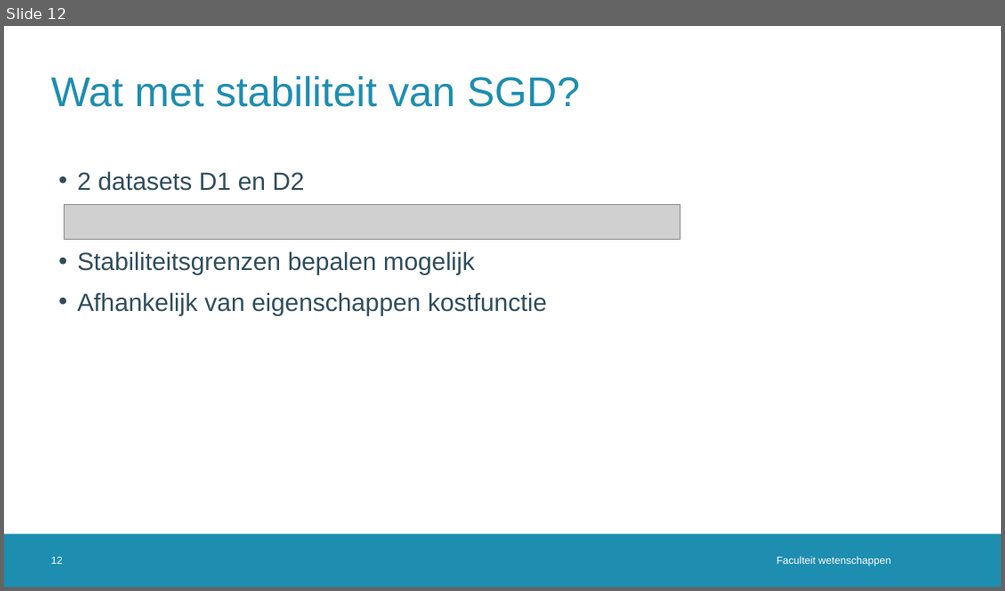
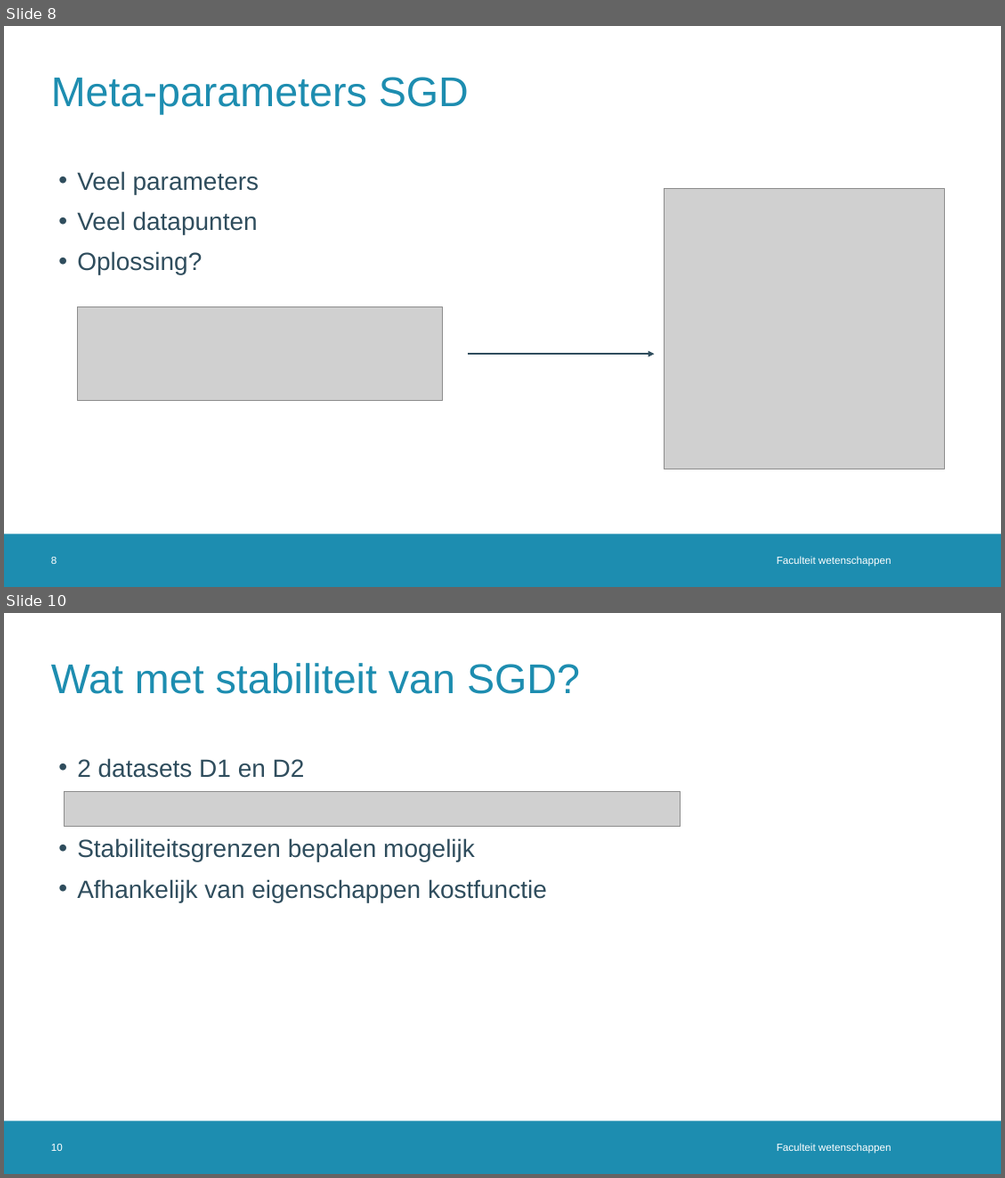
Before and after one commit to JoppeDJ/BachelorProef, a slide deck: Literatuurstudie/Literatuurstudie_ppt.pptx. Shown one above the other, each under a label of ours: slide 12 before the commit, slides 8 and 10 after it; the slides between them are not shown. The pictures are 1005x591 and 1005x1178 pixels, drawn with LibreOffice and Linux fonts; fonts in the diff are those of the drawing; grey boxes stand for pictures; background and template pictures are left out. Boxes give left, top, right and bottom in pixels: in the first picture for what was removed or moved away, otherwise in the second. Text is boxed around its words. In the diff, an @@ line names an element or a change of style, - is before the commit and + after.

```diff
--- a/Literatuurstudie/Literatuurstudie_ppt.pptx
+++ b/Literatuurstudie/Literatuurstudie_ppt.pptx
@@ slide 8 added at (4, 26, 1001, 587), background #FFFFFF; not listed: 1 template element that a slide beside it also shows @@
@@ title added at (51, 77, 469, 114), 40 pt, text #1D8DB0 @@
+Meta-parameters SGD
@@ text added at (77, 171, 259, 275), 24 pt, text #2F4D5D @@
+• Veel parameters
+• Veel datapunten
+• Oplossing?
@@ picture added at (664, 189, 945, 469) @@
@@ picture added at (77, 307, 442, 400) @@
@@ arrow added from (468, 354) to (655, 354), #2F4D5D 1.5 pt @@
@@ page number added at (51, 556, 57, 564), 10 pt, text #FFFFFF @@
+8
@@ text added at (777, 556, 890, 566), 10 pt, text #FFFFFF @@
+Faculteit wetenschappen
@@ what was slide 12 is now slide 10 @@
@@ page number at (51, 1143, 63, 1151): text changed @@
-12
+10
```
Also in this commit, not shown: 1 slide changed, 2 other slides added.
